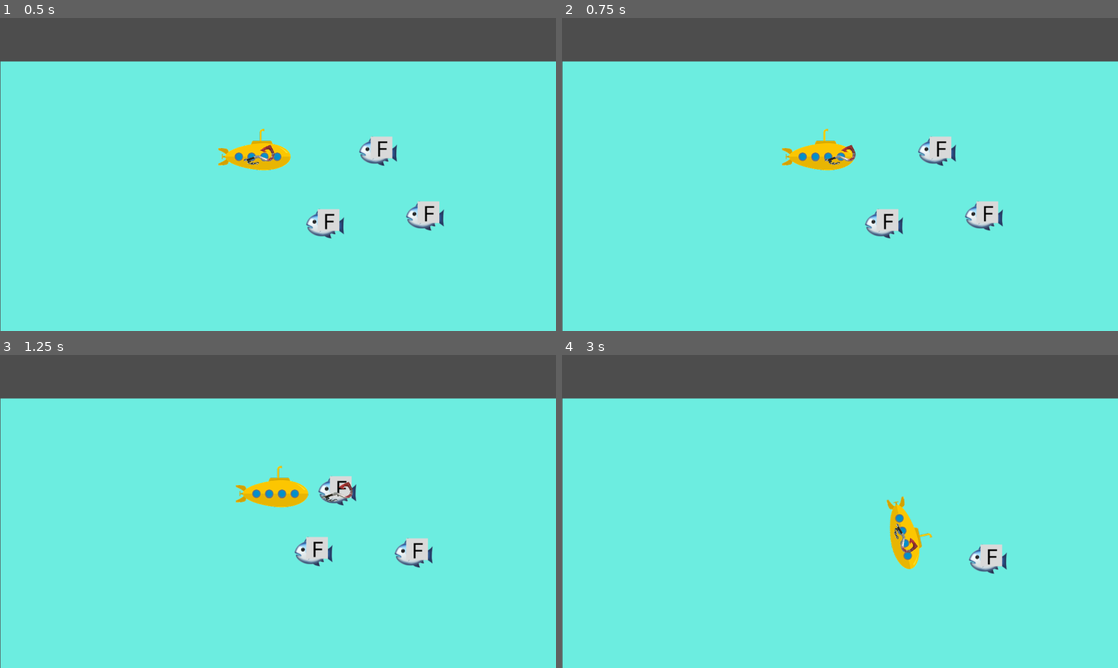
Above: before the commit, frames 1-4 (two rows, left to right).
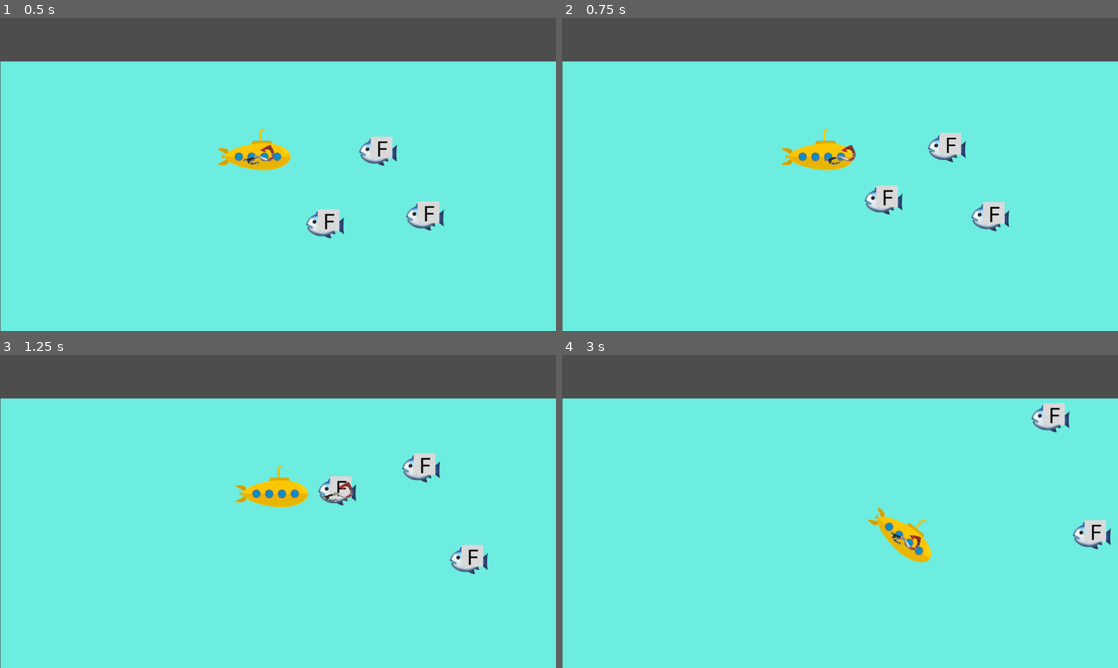
Above: after the commit, the same moments.

Repository: fruttz/GMTK-2026
Game: Godot game, scene res://Scenes/dive_screen.tscn
Same seed, same stepped clock (60 frames per second), same inputs: the game is played once before the commit and once after it.
Inputs:
- Up to frame 1 (0.5 s): no input
- Up to frame 2 (0.75 s): tap Enter at 0.5 s; hold D (move_right) from 0.53 s (still down); hold Space (launch_harpoon) from 0.53 s (still down)
- Up to frame 3 (1.25 s): keep holding D (move_right); keep holding Space (launch_harpoon)
- Up to frame 4 (3 s): release D (move_right) at 1.28 s; release Space (launch_harpoon) at 1.28 s; hold S (move_down) 1.28-2.03 s; tap Left (rotate_minus) at 1.35 s; hold D (move_right) 2.03-2.78 s; hold Right (rotate_plus) 2.03-2.78 s; hold W (move_up) from 2.78 s (still down); tap Space (launch_harpoon) at 2.85 s

Frame 1 is identical in both runs. In frame 2, 1.9% of the frame differs, in the area x 54-81%, y 36-71%; in frame 3, 1.9%; in frame 4, 2.5%, in the area x 55-99%, y 15-70%.

Commit message:
Numbers adjustment
Nerfed Player, Buffed Fish

Diff:
--- a/dictionautica/Scripts/letterfish.gd
+++ b/dictionautica/Scripts/letterfish.gd
@@ -1,9 +1,9 @@
 extends Sprite2D
 var rng = RandomNumberGenerator.new()
 var velocity = Vector2(0,0)
-var cooldown : float = rng.randf_range(1.0, 2.0)
+var cooldown : float = rng.randf_range(0.5,1)
 var charge : float = 0
-var v0 : float = 150
+var v0 : float = 300
 var alive : bool = true
 
 var letter : String = "F"
--- a/dictionautica/Scripts/submarine.gd
+++ b/dictionautica/Scripts/submarine.gd
@@ -5,10 +5,13 @@
 var speed_tier : float = 2
 
 var harpoon_velocity = Vector2(0,0)
-var harpoon_range : float = 200
+var harpoon_range : float = 75
 var harpoon_loaded : bool = true
 var harpoon_speed_tier : float = 2
 var harpoon_range_tier : float = 2
+var omega_speed_tier : float = 0.5
+
+var catching : bool = true
 
 var TOPLEFT = get
 
@@ -30,7 +33,7 @@
 	#Character Physics
 	position += delta*velocity
 	velocity = velocity/(exp(delta))
-	rotation += delta*omega
+	rotation += delta*omega*omega_speed_tier
 	omega = omega/(exp(delta))
 
 	#Harpoon Control
@@ -50,11 +53,14 @@
 	pass
 
 func _on_harpoon_body_entered(body_rid: RID, body: Node2D, body_shape_index: int, local_shape_index: int) -> void:
-	body.get_parent().catch($Harpoon)
+	if catching:
+		body.get_parent().catch($Harpoon)
+		catching = false
 	#reparent ke Harpoon
 
 func _on_door_body_entered(body_rid: RID, body: Node2D, body_shape_index: int, local_shape_index: int) -> void:
 	get_parent().store(body.get_parent())
+	catching = true
 
 
 #func _input(event: InputEvent) -> void:
